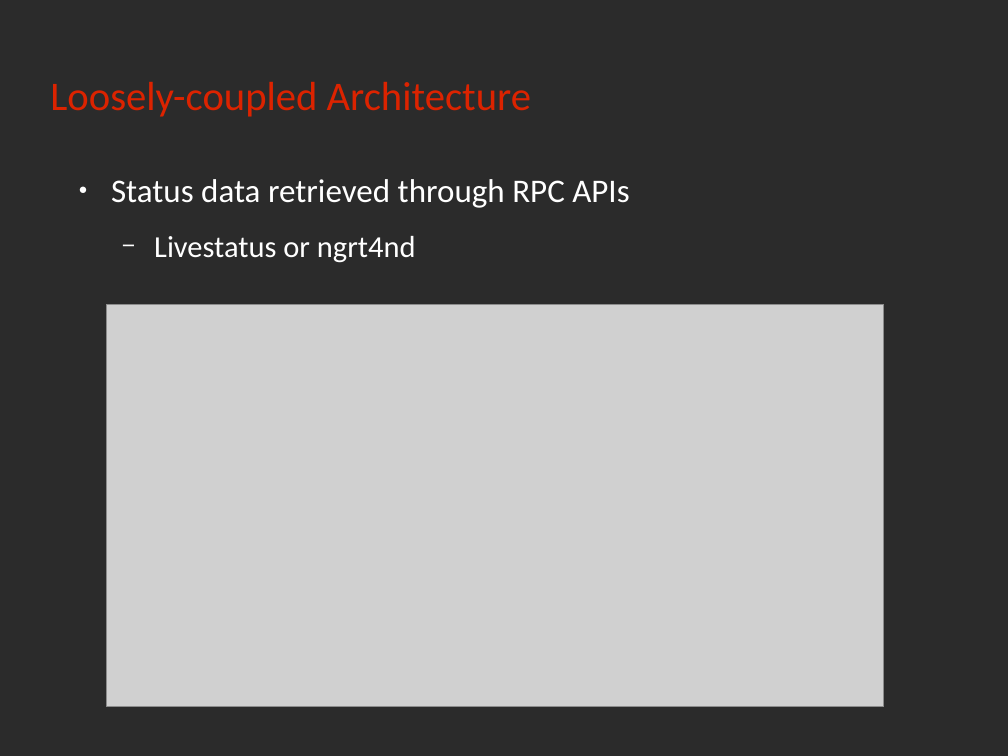
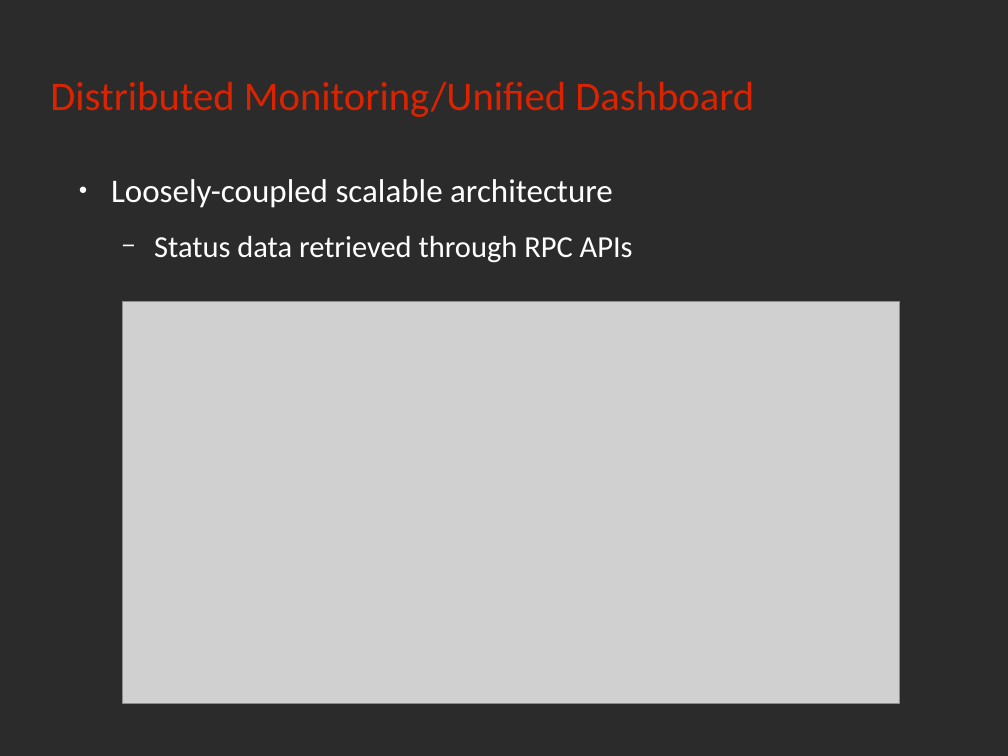
Before and after one commit to rchakode/realopinsight, a slide deck: slide 25 of doc/talks/nwc-2013.odp (slide 26 before the commit). Drawn at 1008x756 pixels with LibreOffice and Linux fonts; fonts in the diff are those of the drawing; grey boxes stand for pictures; background and template pictures are left out; a plain dark background stands for a picture behind light text. Boxes give left, top, right and bottom in pixels: in the first picture for what was removed or moved away, otherwise in the second. Text is boxed around its words. In the diff, an @@ line names an element or a change of style, - is before the commit and + after.

```diff
--- a/doc/talks/nwc-2013.odp
+++ b/doc/talks/nwc-2013.odp
@@ title at (50,82,754,117): text changed @@
-Loosely-coupled Architecture
+Distributed Monitoring/Unified Dashboard
@@ text at (111,179,613,208): paragraph added @@
+● Loosely-coupled scalable architecture
@@ text at (154,236,416,263): paragraph removed @@
-  − Livestatus or ngrt4nd
@@ text at (154,236,633,263): size 26 to 24 pt in "Status data retrieved through RPC APIs"; bullet ● to −; list level 1 to 2 in "Status data retrieved through RPC ..." @@
@@ picture: place and size @@
-picture at (106,305,884,707)
+picture at (123,302,900,704)
```
Also in this commit, not shown: 5 other slides changed, 1 slide removed, 32 other files.
